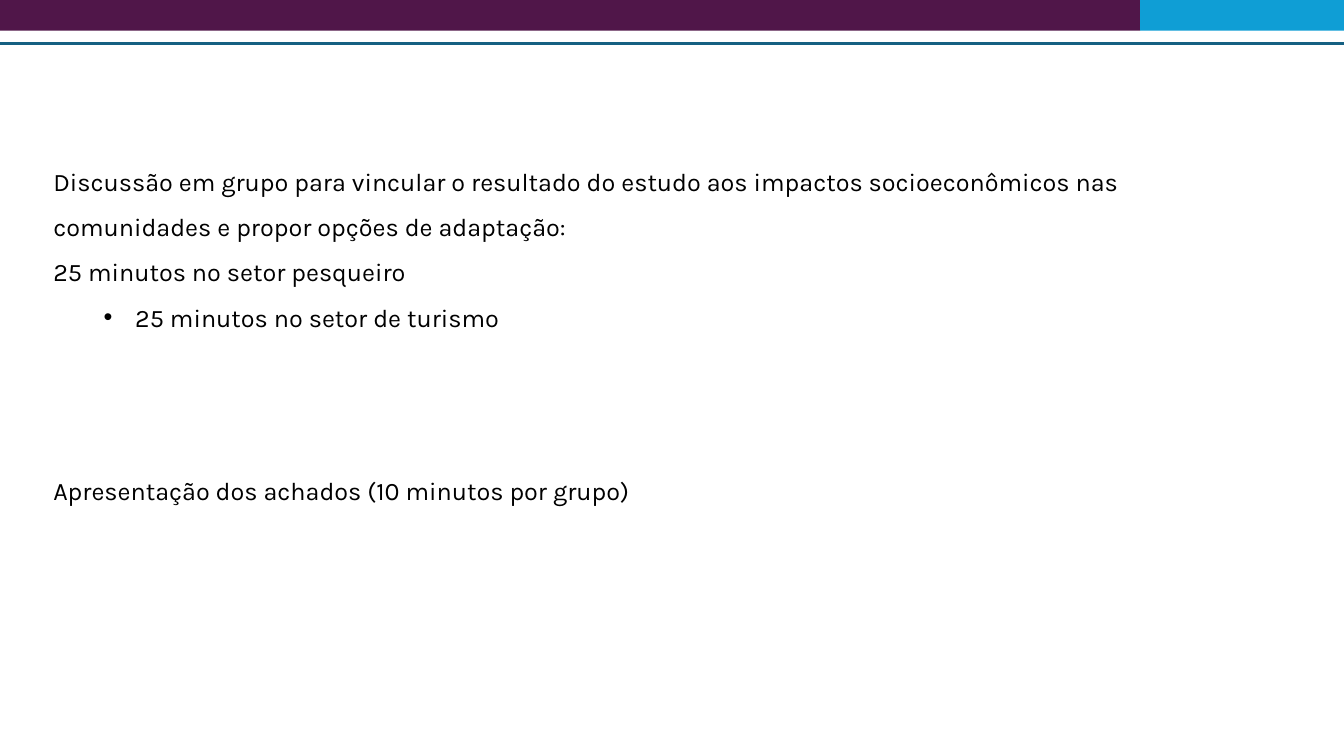
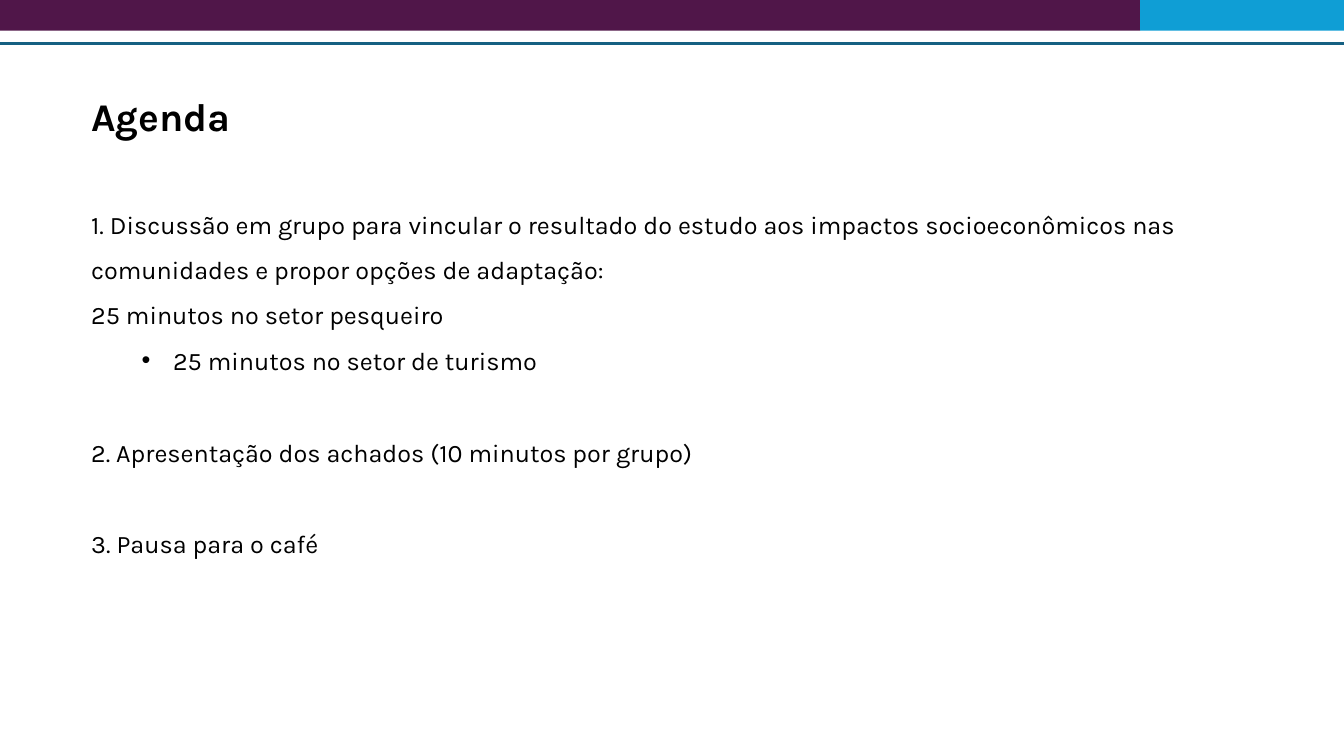
Before and after one commit to Risk-Team/trainings, a slide deck: slide 2 of STP/presentations/Session_3/Impacts and Adaptationoptions.pptx. Drawn at 1344x756 pixels with LibreOffice and Linux fonts; fonts in the diff are those of the drawing. Boxes give left, top, right and bottom in pixels: in the first picture for what was removed or moved away, otherwise in the second. Text is boxed around its words. In the diff, an @@ line names an element or a change of style, - is before the commit and + after.

```diff
--- a/STP/presentations/Session_3/Impacts and Adaptationoptions.pptx
+++ b/STP/presentations/Session_3/Impacts and Adaptationoptions.pptx
@@ text added at (91,104,230,141), 28 pt, text #000000, bold @@
+Agenda
@@ text "1. Discussão em grupo para ...": place and size @@
-text "1. Discussão em grupo para ..." at (53,172,1118,328)
+text "1. Discussão em grupo para ..." at (91,215,1174,371)
@@ text at (91,215,1174,285): text changed @@
-Discussão em grupo para vincular o resultado do estudo aos impactos socioeconômicos nas comunidades e propor opções de adaptação:
+1. Discussão em grupo para vincular o resultado do estudo aos impactos socioeconômicos nas comunidades e propor opções de adaptação:
@@ text at (91,444,692,559): text changed @@
-Apresentação dos achados (10 minutos por grupo)
+2. Apresentação dos achados (10 minutos por grupo)
+3. Pausa para o café
```
Also in this commit, not shown: 2 other slides changed, 3 other files.
